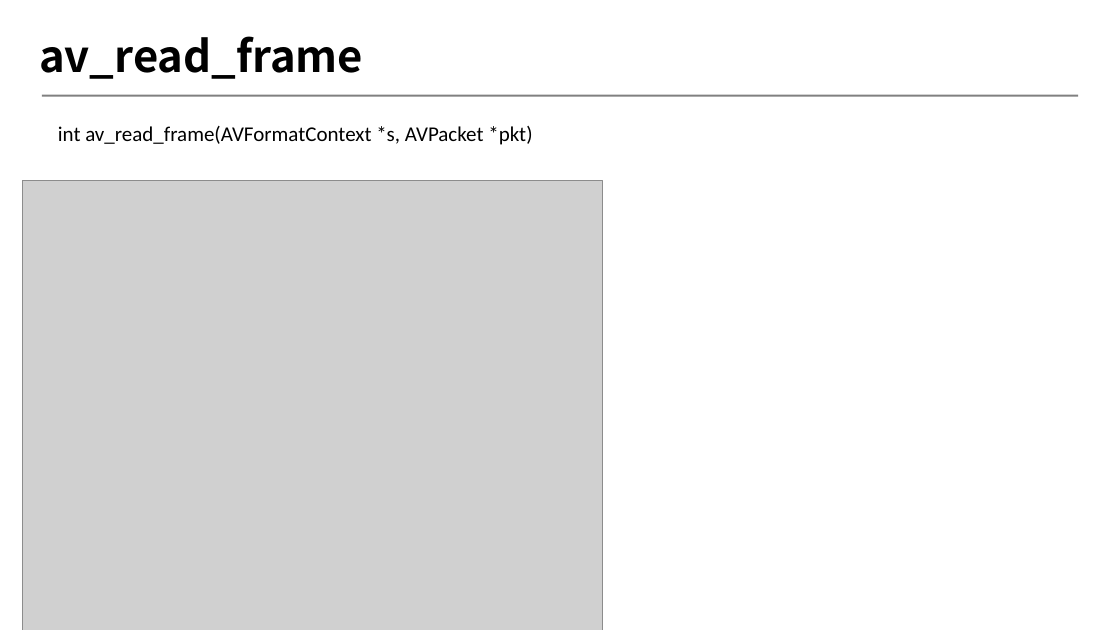
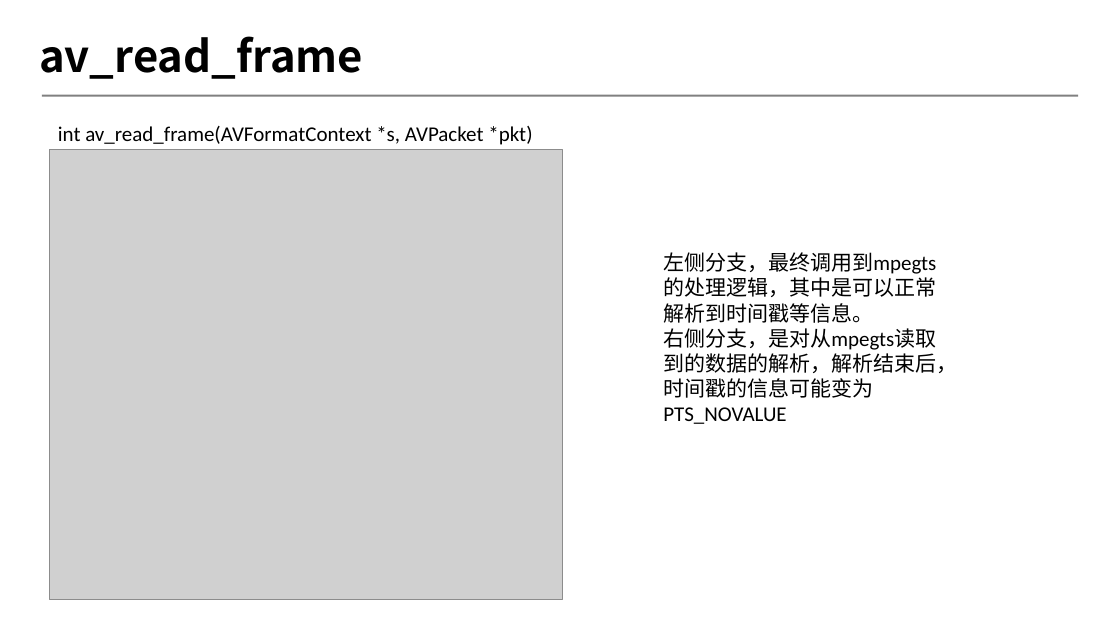
Before and after one commit to byrgyj/Document, a slide deck: slide 7 of PPT/FFmpeg Demux.pptx. Drawn at 1120x630 pixels with LibreOffice and Linux fonts; fonts in the diff are those of the drawing; grey boxes stand for pictures; background and template pictures are left out. Boxes give left, top, right and bottom in pixels: in the first picture for what was removed or moved away, otherwise in the second. Text is boxed around its words. In the diff, an @@ line names an element or a change of style, - is before the commit and + after.

```diff
--- a/PPT/FFmpeg Demux.pptx
+++ b/PPT/FFmpeg Demux.pptx
@@ picture: place and size @@
-picture at [22, 181, 602, 630]
+picture at [50, 150, 562, 599]
@@ text added at [663, 252, 957, 424], 18 pt, text #000000 @@
+左侧分支，最终调用到mpegts的处理逻辑，其中是可以正常解析到时间戳等信息。
+右侧分支，是对从mpegts读取到的数据的解析，解析结束后，时间戳的信息可能变为PTS_NOVALUE
```
Also in this commit, not shown: 1 other slide changed, 2 slides added.
